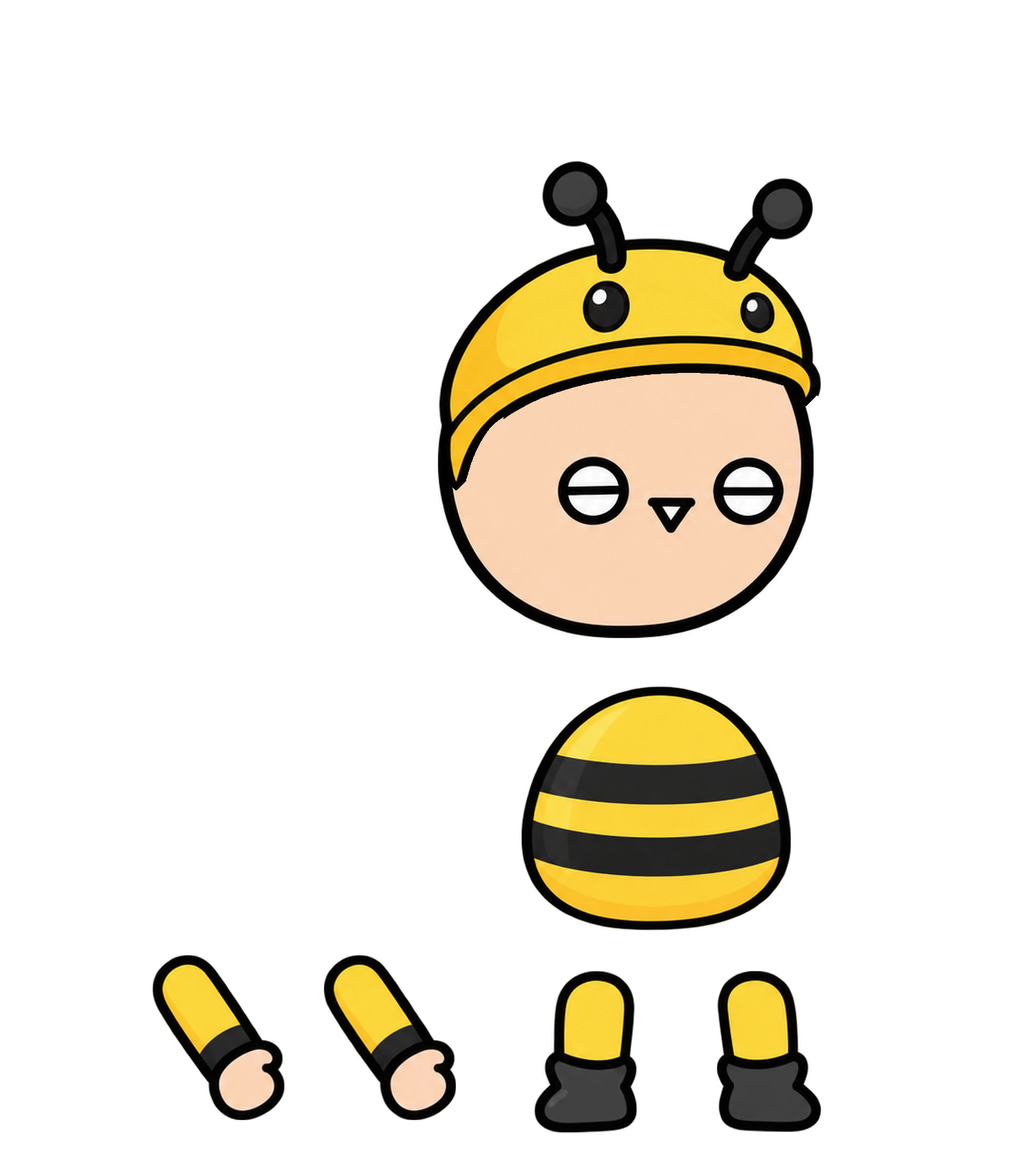
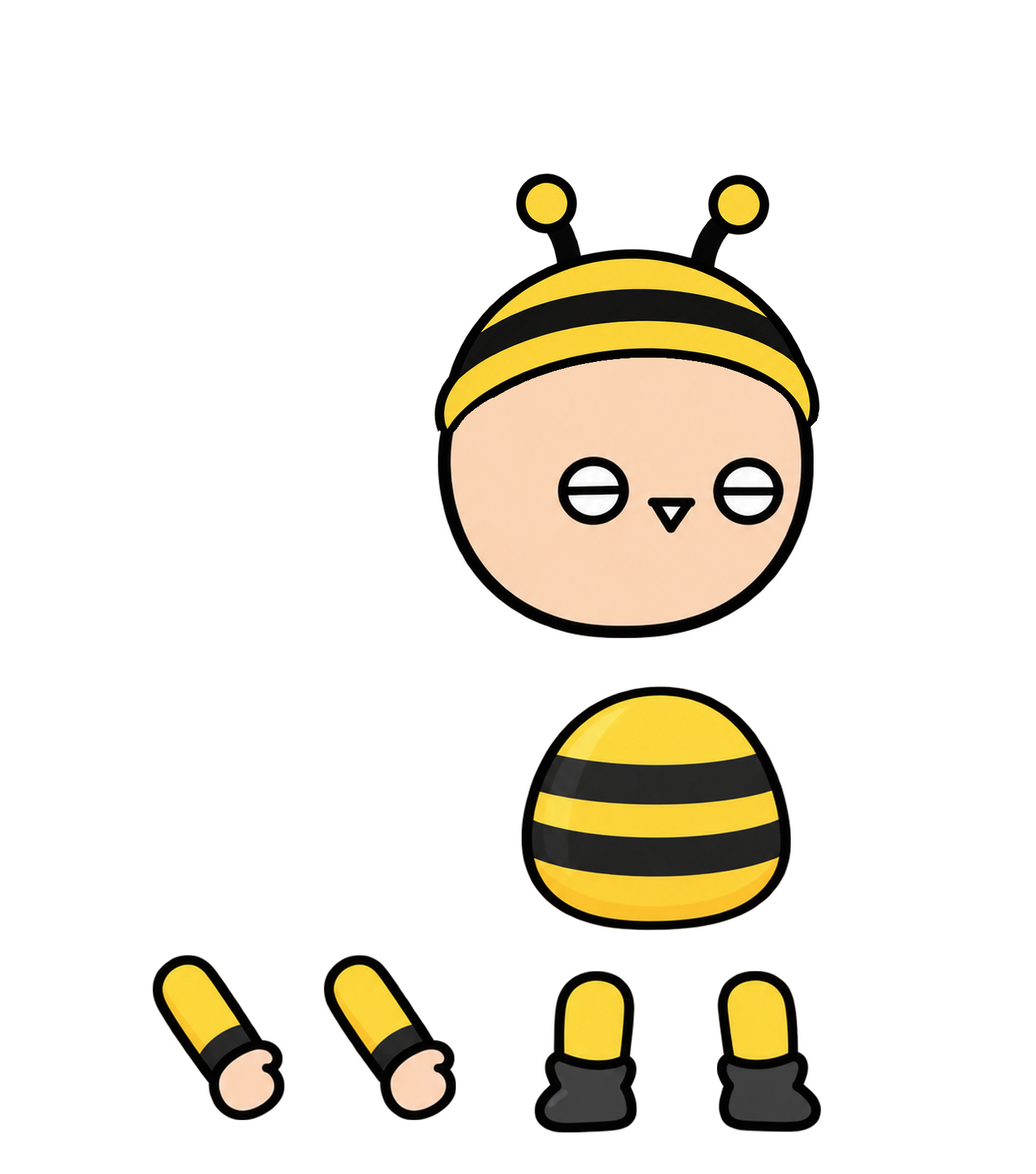
Layer changes from the first w=1036, h=1174 image to the second:
painted on "머리" over (432, 160, 821, 491)
